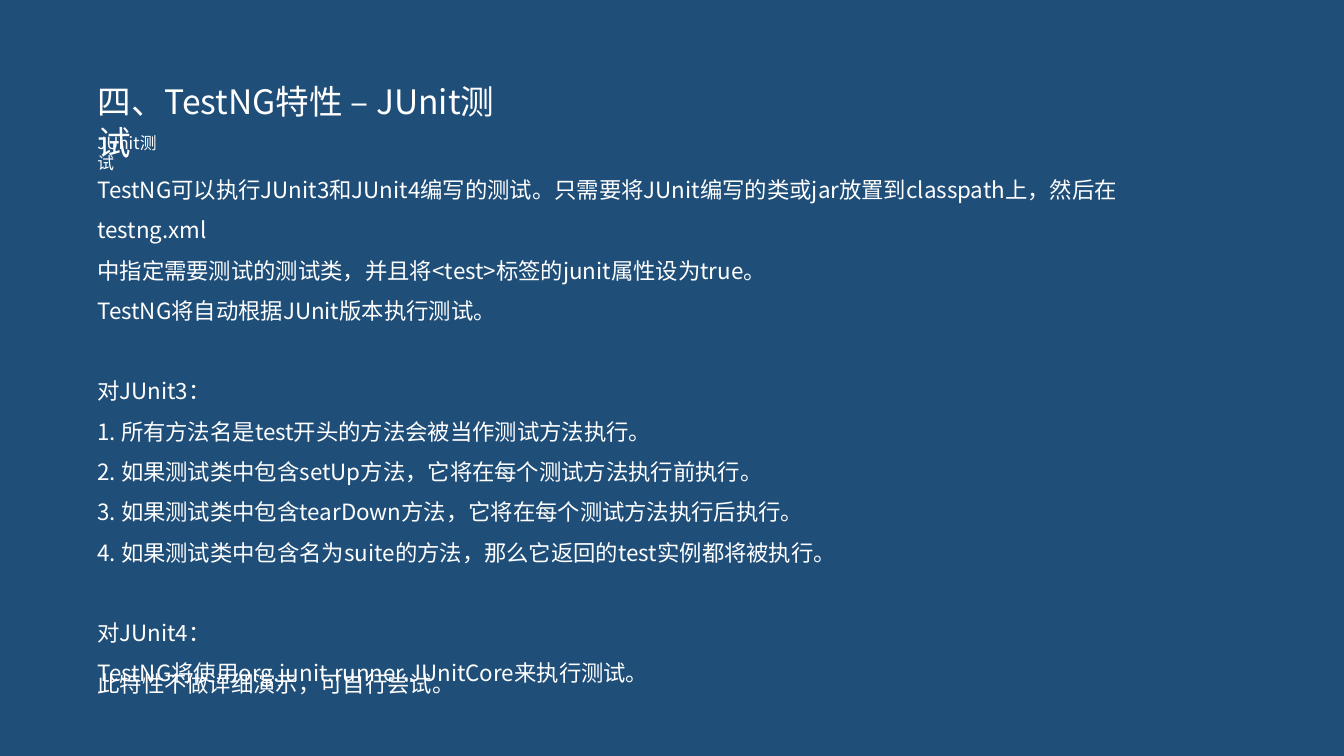
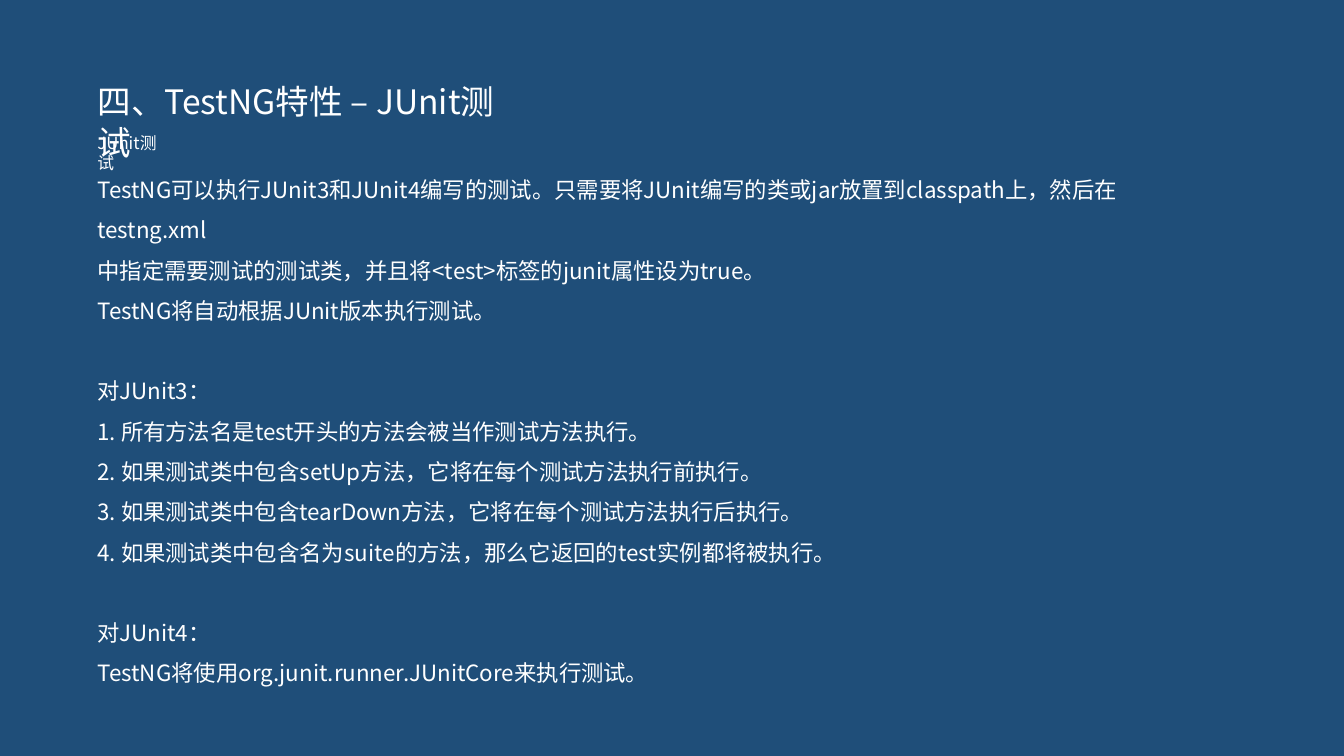
Before and after one commit to pertrichor/hello-testng, a slide deck: slide 68 of demo-server/doc/testNG介绍.pptx. Drawn at 1344x756 pixels with LibreOffice and Linux fonts; fonts in the diff are those of the drawing. Boxes give left, top, right and bottom in pixels: in the first picture for what was removed or moved away, otherwise in the second. Text is boxed around its words. In the diff, an @@ line names an element or a change of style, - is before the commit and + after.

```diff
--- a/demo-server/doc/testNG介绍.pptx
+++ b/demo-server/doc/testNG介绍.pptx
@@ text removed at (97,670,454,694) @@
-此特性不做详细演示，可自行尝试。
```
Also in this commit, not shown: 3 other slides changed, 2 slides added, 13 other files.
